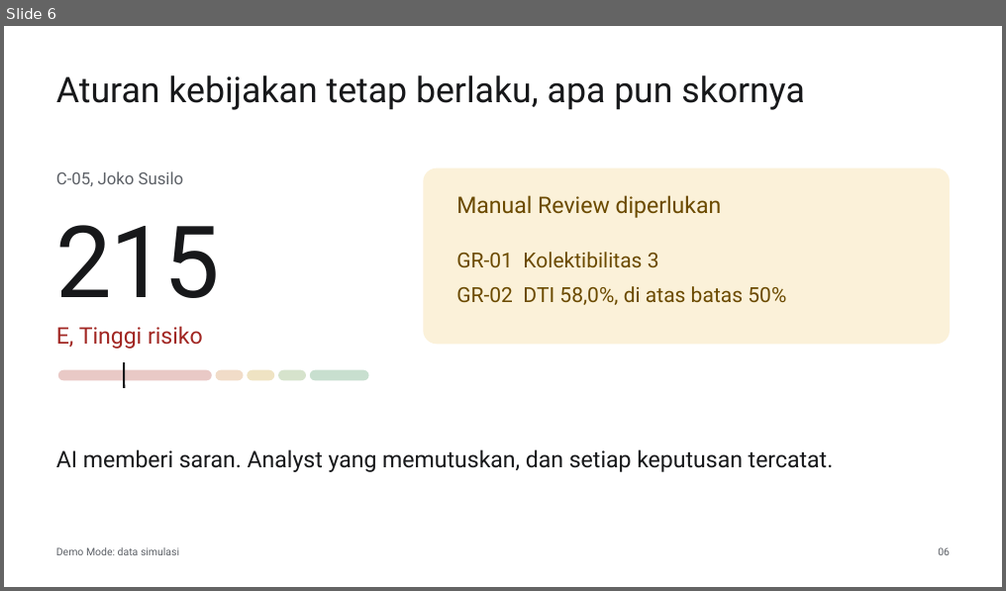
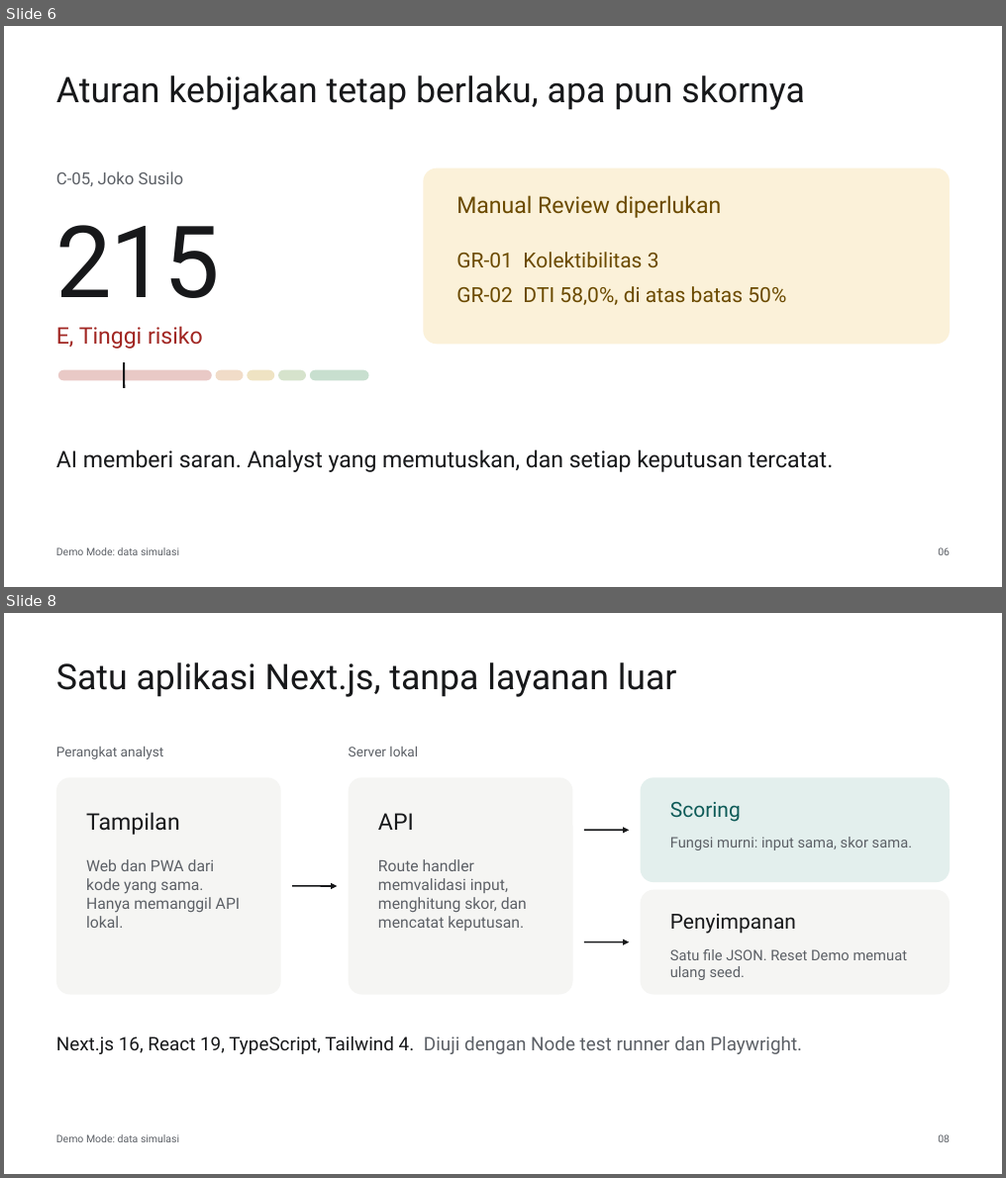
Before and after one commit to hartono0297/credit-score, a slide deck: 04_presentation/presentation.pptx. Shown one above the other, each under a label of ours: slide 6 before the commit, slides 6 and 8 after it; the slides between them are not shown. The pictures are 1006x591 and 1006x1178 pixels, drawn with LibreOffice and Linux fonts; fonts in the diff are those of the drawing. Boxes give left, top, right and bottom in pixels: in the first picture for what was removed or moved away, otherwise in the second. Text is boxed around its words. In the diff, an @@ line names an element or a change of style, - is before the commit and + after.

```diff
--- a/04_presentation/presentation.pptx
+++ b/04_presentation/presentation.pptx
@@ slide 8 added at [4,613,1002,1174], background #FFFFFF @@
@@ text added at [56,663,677,697], 34 pt, text #17181A @@
+Satu aplikasi Next.js, tanpa layanan luar
@@ text added at [56,747,164,760], 13 pt, text #5C6066 @@
+Perangkat analyst
@@ text added at [349,746,418,757], 13 pt, text #5C6066 @@
+Server lokal
@@ rounded rectangle added at [56,777,281,995], fill #F5F5F3 @@
@@ rounded rectangle added at [349,777,573,995], fill #F5F5F3 @@
@@ rounded rectangle added at [641,777,949,882], fill #E3EFED @@
@@ text added at [86,812,180,835], 22 pt, text #17181A @@
+Tampilan
@@ text added at [378,813,414,830], 22 pt, text #17181A @@
+API
@@ text added at [670,802,741,822], 20 pt, text #0E5B58 @@
+Scoring
@@ arrow added from (584, 830) to (629, 830), #17181A 1.5 pt @@
@@ text added at [670,837,912,851], 14 pt, text #5C6066 @@
+Fungsi murni: input sama, skor sama.
@@ text added at [86,860,240,928], 15 pt, text #5C6066 @@
+Web dan PWA dari kode yang sama. Hanya memanggil API lokal.
@@ text added at [378,860,527,931], 15 pt, text #5C6066 @@
+Route handler memvalidasi input, menghitung skor, dan mencatat keputusan.
@@ arrow added from (292, 886) to (338, 886), #17181A 1.5 pt @@
@@ rounded rectangle added at [641,890,949,995], fill #F5F5F3 @@
@@ text added at [670,914,796,934], 20 pt, text #17181A @@
+Penyimpanan
@@ arrow added from (584, 943) to (629, 943), #17181A 1.5 pt @@
@@ text added at [670,950,908,980], 14 pt, text #5C6066 @@
+Satu file JSON. Reset Demo memuat ulang seed.
@@ text added at [56,1036,802,1055], 18 pt, text #17181A @@
+Next.js 16, React 19, TypeScript, Tailwind 4. Diuji dengan Node test runner dan Playwright.
@@ text added at [56,1135,179,1143], 10 pt, text #5C6066 @@
+Demo Mode: data simulasi
@@ text added at [938,1135,949,1143], 10 pt, text #5C6066 @@
+08
```
Also in this commit, not shown: 2 slides changed, 8 other files.
